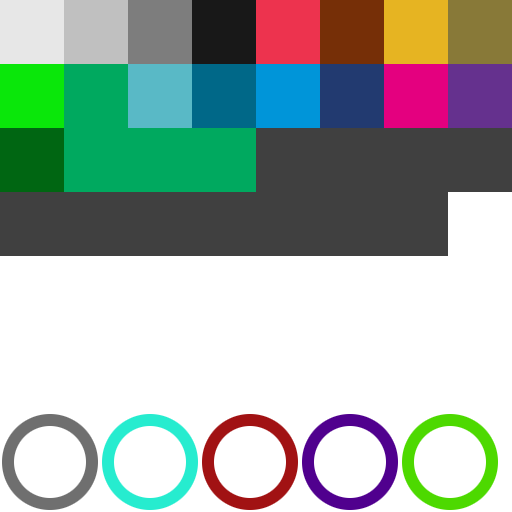
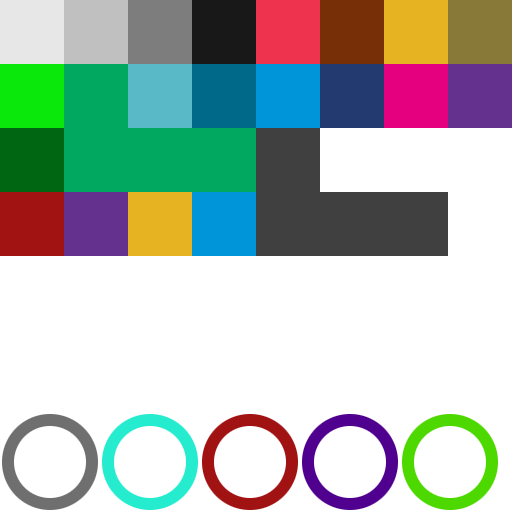
Before/after of a 512px x 512px layered artwork. What changed in the layer stack:
painted on "main-uv" over (x1=0, y1=128, x2=512, y2=256)
